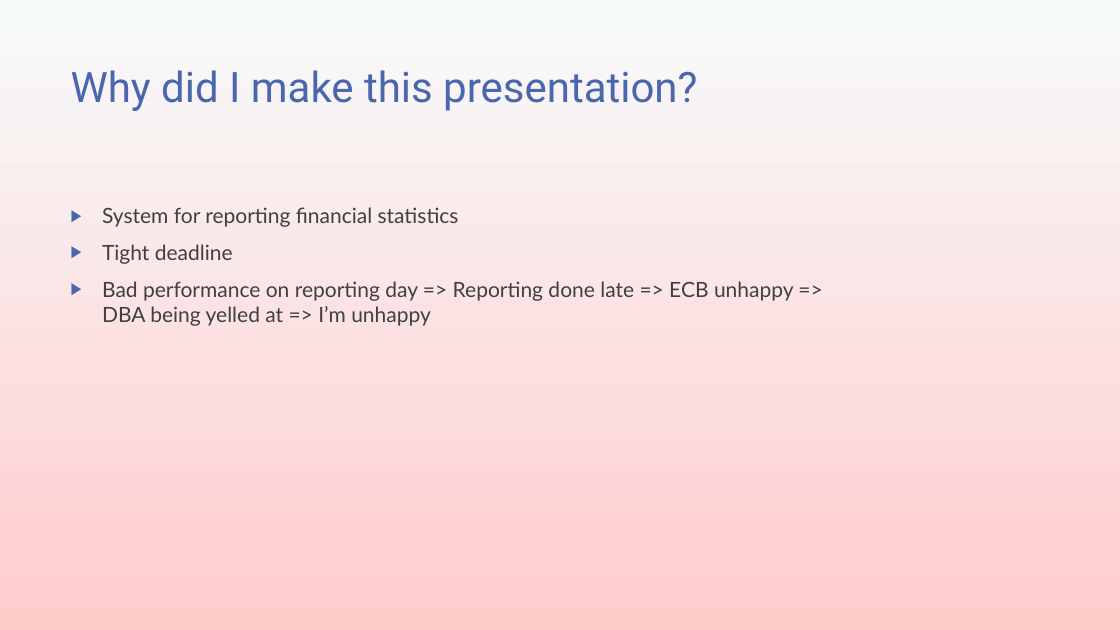
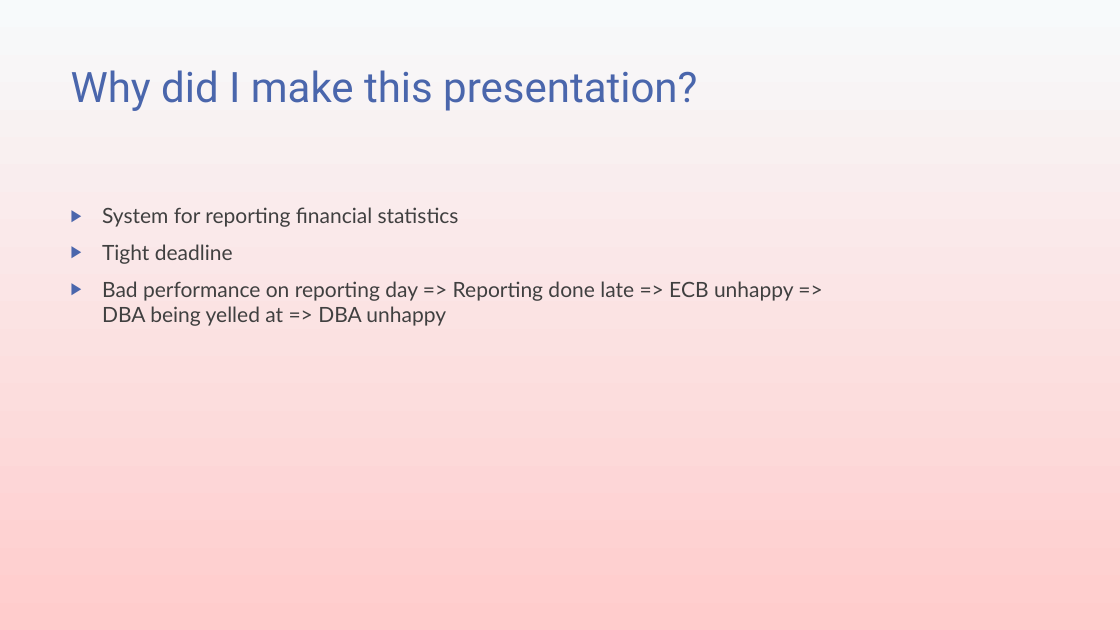
Before and after one commit to transmokopter/Presentations, a slide deck: slide 4 of Statistics an unreliable friend/SQL Saturday 971 Oslo - Statistics an unreliable friend/Statistics_An_Unreliable_Friend_Transmokopter.pptx. Drawn at 1120x630 pixels with LibreOffice and Linux fonts; fonts in the diff are those of the drawing; background and template pictures are left out. Boxes give left, top, right and bottom in pixels: in the first picture for what was removed or moved away, otherwise in the second. Text is boxed around its words. In the diff, an @@ line names an element or a change of style, - is before the commit and + after.

```diff
--- a/Statistics an unreliable friend/SQL Saturday 971 Oslo - Statistics an unreliable friend/Statistics_An_Unreliable_Friend_Transmokopter.pptx
+++ b/Statistics an unreliable friend/SQL Saturday 971 Oslo - Statistics an unreliable friend/Statistics_An_Unreliable_Friend_Transmokopter.pptx
@@ text at (x1=102, y1=281, x2=794, y2=326): text changed @@
-▶ Bad performance on reporting day => Reporting done late => ECB unhappy => DBA being yelled at => I’m unhappy
+▶ Bad performance on reporting day => Reporting done late => ECB unhappy => DBA being yelled at => DBA unhappy
```
Also in this commit, not shown: 1 other slide changed, 5 other files.
